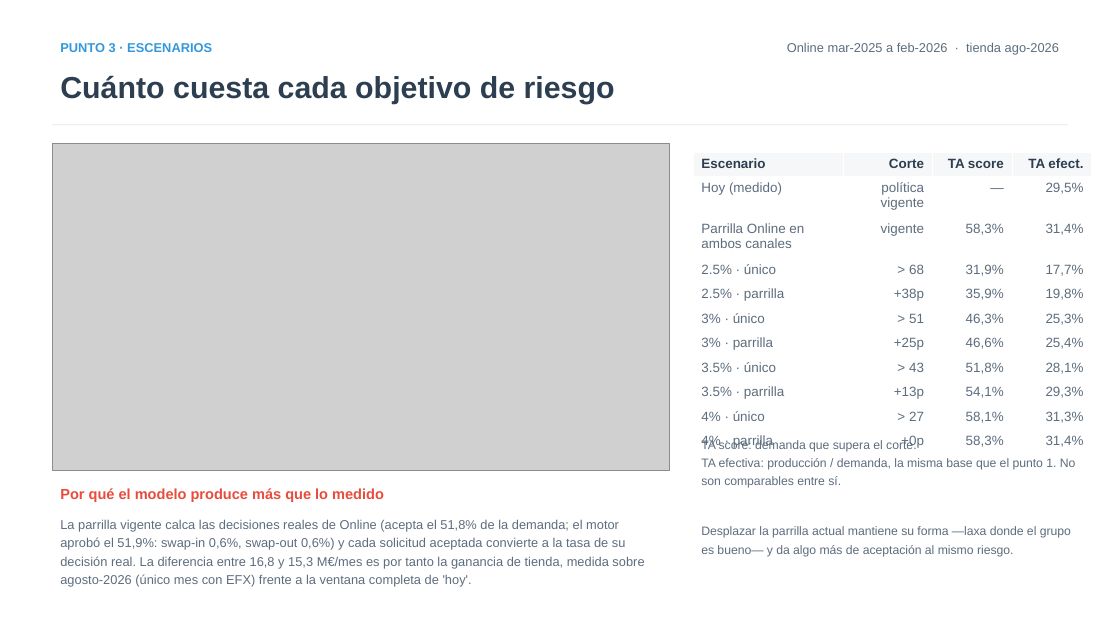
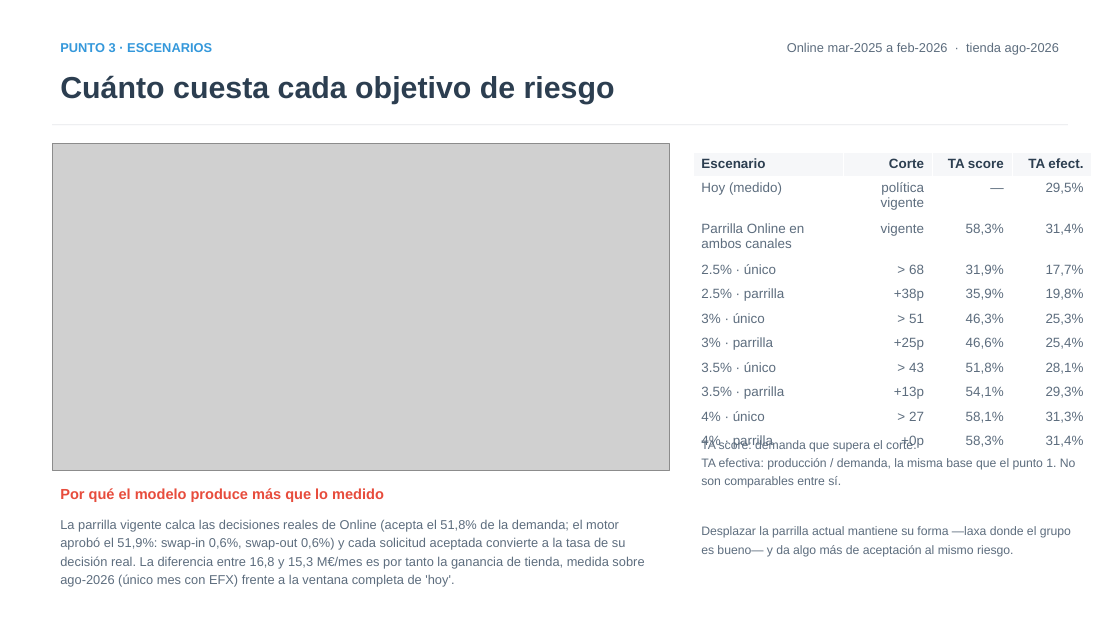
Before and after one commit to iocariz/scoring_tools, a slide deck: slide 6 of output/apple_deck/Estudio_Apple_EFX.pptx. Drawn at 1120x630 pixels with LibreOffice and Linux fonts; fonts in the diff are those of the drawing; grey boxes stand for pictures. Boxes give left, top, right and bottom in pixels: in the first picture for what was removed or moved away, otherwise in the second. Text is boxed around its words. In the diff, an @@ line names an element or a change of style, - is before the commit and + after.

```diff
--- a/output/apple_deck/Estudio_Apple_EFX.pptx
+++ b/output/apple_deck/Estudio_Apple_EFX.pptx
@@ text at <box>60,519,644,587</box>: text changed @@
-La parrilla vigente calca las decisiones reales de Online (acepta el 51,8% de la demanda; el motor aprobó el 51,9%: swap-in 0,6%, swap-out 0,6%) y cada solicitud aceptada convierte a la tasa de su decisión real. La diferencia entre 16,8 y 15,3 M€/mes es por tanto la ganancia de tienda, medida sobre agosto-2026 (único mes con EFX) frente a la ventana completa de 'hoy'.
+La parrilla vigente calca las decisiones reales de Online (acepta el 51,8% de la demanda; el motor aprobó el 51,9%: swap-in 0,6%, swap-out 0,6%) y cada solicitud aceptada convierte a la tasa de su decisión real. La diferencia entre 16,8 y 15,3 M€/mes es por tanto la ganancia de tienda, medida sobre ago-2026 (único mes con EFX) frente a la ventana completa de 'hoy'.
```
Also in this commit, not shown: 5 other slides changed, 7 other files.
